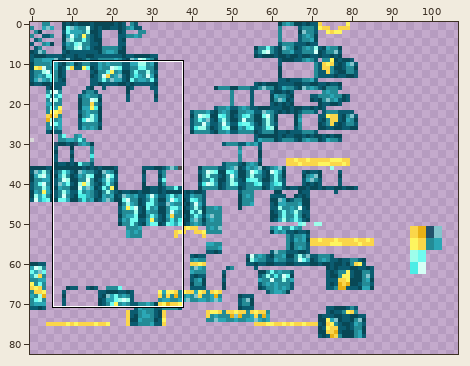
Sprite sheet -- src/main/resources/assets/minebound/textures/models/armor/myrial_synergy.png. Above: a wide view before the commit, with the close-up outlined.
Close-up. Earlier state:
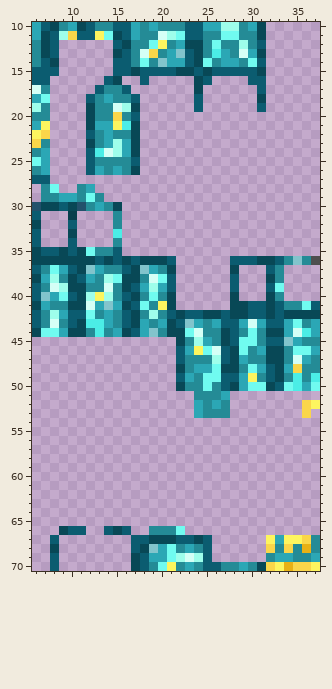
The file is 128x128 pixels. Shown: x 6..37, y 10..70. The wide view leaves out empty margins. The commit also changed other parts of the picture, which this record leaves out.
Now the later version:
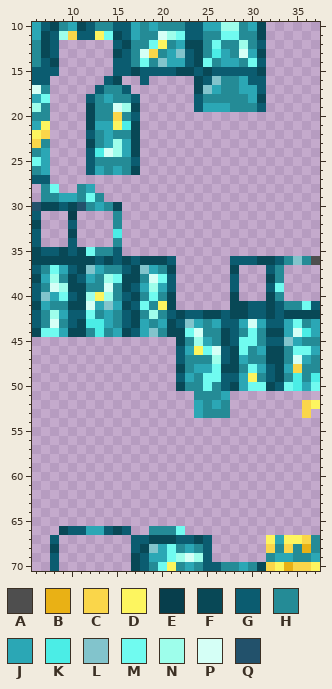
Palette (. is transparent): A #4e4e4e  B #e9b115  C #fad64a  D #fdf55f  E #073e4c  F #084856  G #0b5c70  H #248b96  J #2ba7b5  K #4bede6  L #82c4cc  M #70fbf0  N #9efeeb  P #d5fff6  Q #22516b
Changes in this commit:
@@ x 23..32 @@
 15 FGFGGGGGF.
-16 .FG....GG.
-17 .F......G.
-18 .G......F.
-19 .G......G.
+16 .FGLHHJGG.
+17 .FLJHHJJG.
+18 .GHHHHHJF.
+19 .GJJJHHHG.
 20 ..........
@@ x 10..15 @@
 65 ......
-66 GG..GF
+66 GGJJGF
 67 ......
